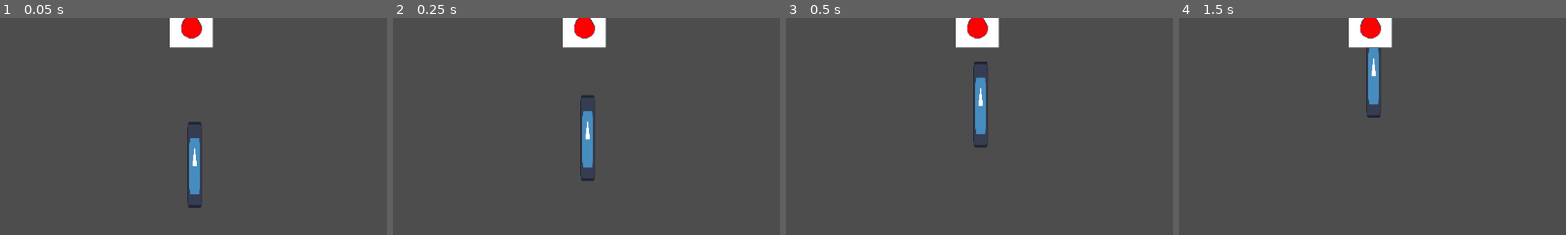
Above: before the commit, frames 1-4 (left to right).
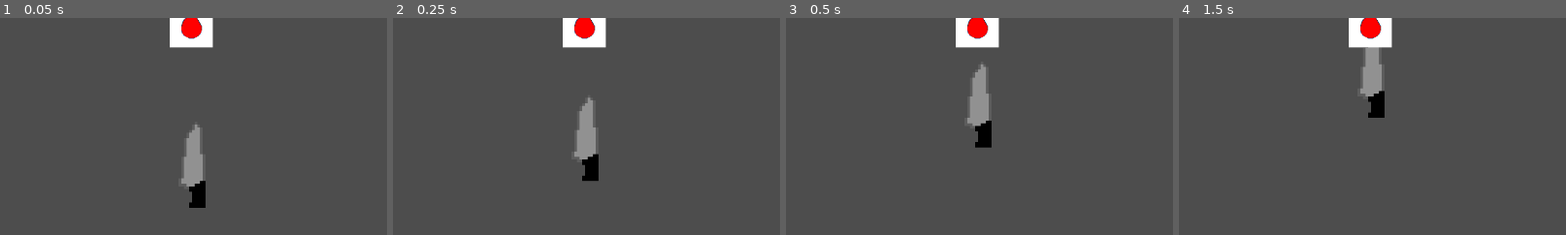
Above: after the commit, the same moments.

Repository: strawberry-p/trashian-roulette
Game: Godot game, scene res://main_scene.tscn
Two runs of this game, one before a commit and one after it. Both use one fixed random seed, a clock stepped at 60 frames per second and the inputs below. This scene is started directly instead of the project's main scene. The engine's default icon, where the game draws it, is replaced by a stand-in: a white triangle on a blue panel in a dark square.
Inputs:
- Up to frame 1 (0.05 s): no input
- Up to frame 2 (0.25 s): no input
- Up to frame 3 (0.5 s): no input
- Up to frame 4 (1.5 s): tap Enter at 1.25 s
The pictures show only the part of the screen within x 12-61%, y 35-85%; the shares and areas given below are measured in that part.

The runs differ from the first frame. In frame 1, 1.8% of the frame differs, in the area x 46-54%, y 47-88%; in frame 2, 1.7%; in frame 3, 1.8%; in frame 4, 1.5%.

Commit message:
Add knife, small changes

Diff:
--- a/main_scene.tscn
+++ b/main_scene.tscn
@@ -1,8 +1,9 @@
-[gd_scene load_steps=25 format=3 uid="uid://cyrwpyuae3a4u"]
+[gd_scene load_steps=24 format=3 uid="uid://cpdcq41acu3yk"]
 
 [ext_resource type="Texture2D" uid="uid://idp0dntog8tx" path="res://sprites/balloon/frame_00.png" id="1_7th4q"]
 [ext_resource type="Script" uid="uid://c4rknauvbgoba" path="res://scripts/knife.gd" id="1_84odl"]
 [ext_resource type="Texture2D" uid="uid://2d3k7xg2ifua" path="res://sprites/balloon/frame_01.png" id="2_6jybn"]
+[ext_resource type="Texture2D" uid="uid://d3sict0w641u7" path="res://sprites/knife.png" id="2_84odl"]
 [ext_resource type="Texture2D" uid="uid://cpb181qds10b" path="res://sprites/balloon/frame_02.png" id="3_84odl"]
 [ext_resource type="Texture2D" uid="uid://idifn3i85q2h" path="res://sprites/balloon/frame_03.png" id="4_ak604"]
 [ext_resource type="Texture2D" uid="uid://mhldaeocbrdf" path="res://sprites/balloon/frame_04.png" id="5_vimvf"]
@@ -19,21 +20,9 @@
 [ext_resource type="Texture2D" uid="uid://iwl7b5u76bgb" path="res://sprites/balloon/frame_15.png" id="16_o4fqm"]
 [ext_resource type="Texture2D" uid="uid://dx6c632mp3cs7" path="res://sprites/balloon/frame_16.png" id="17_gfmxp"]
 [ext_resource type="Texture2D" uid="uid://ckol0jb0xlutk" path="res://sprites/balloon/frame_17.png" id="18_1n88h"]
-[ext_resource type="Texture2D" uid="uid://i5l4sqnw3cjo" path="res://icon.svg" id="19_6jybn"]
-
-[sub_resource type="SpriteFrames" id="SpriteFrames_84odl"]
-animations = [{
-"frames": [{
-"duration": 1.0,
-"texture": ExtResource("19_6jybn")
-}],
-"loop": true,
-"name": &"default",
-"speed": 5.0
-}]
 
 [sub_resource type="RectangleShape2D" id="RectangleShape2D_6jybn"]
-size = Vector2(20, 126)
+size = Vector2(41, 126)
 
 [sub_resource type="CircleShape2D" id="CircleShape2D_opjno"]
 
@@ -118,12 +107,13 @@
 freeze_mode = 1
 script = ExtResource("1_84odl")
 
-[node name="AnimatedSprite2D" type="AnimatedSprite2D" parent="Knife"]
-scale = Vector2(0.171875, 1)
-sprite_frames = SubResource("SpriteFrames_84odl")
+[node name="CollisionShape2D" type="CollisionShape2D" parent="Knife"]
+position = Vector2(-4.5, 0)
+shape = SubResource("RectangleShape2D_6jybn")
 
-[node name="CollisionShape2D" type="CollisionShape2D" parent="Knife"]
-shape = SubResource("RectangleShape2D_6jybn")
+[node name="Sprite2D" type="Sprite2D" parent="Knife"]
+scale = Vector2(4, 4)
+texture = ExtResource("2_84odl")
 
 [node name="Balloon" type="RigidBody2D" parent="." groups=["balloon"]]
 position = Vector2(417, 237)
Binary file added: sprites/knife.png
Not shown, added: sprites/knife.png.import
